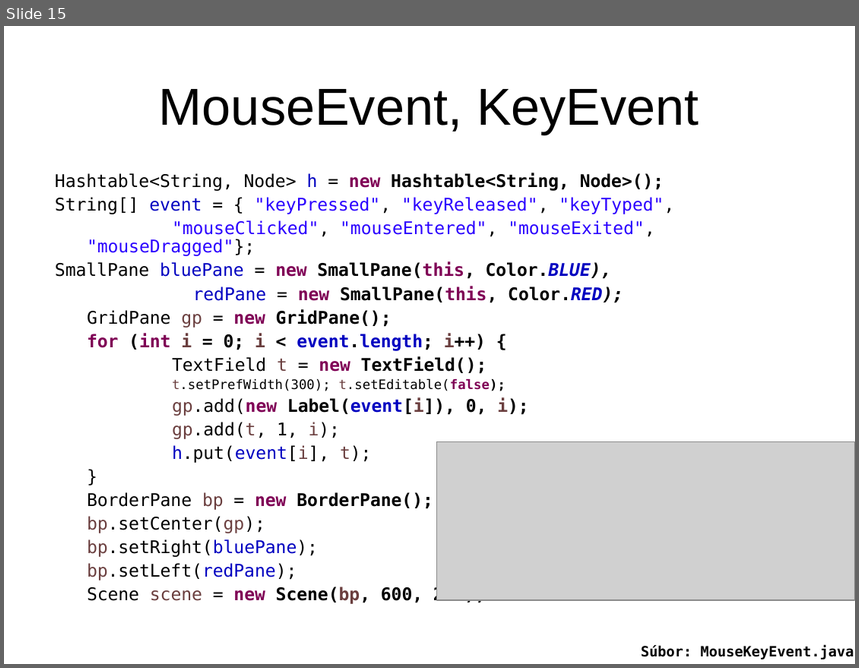
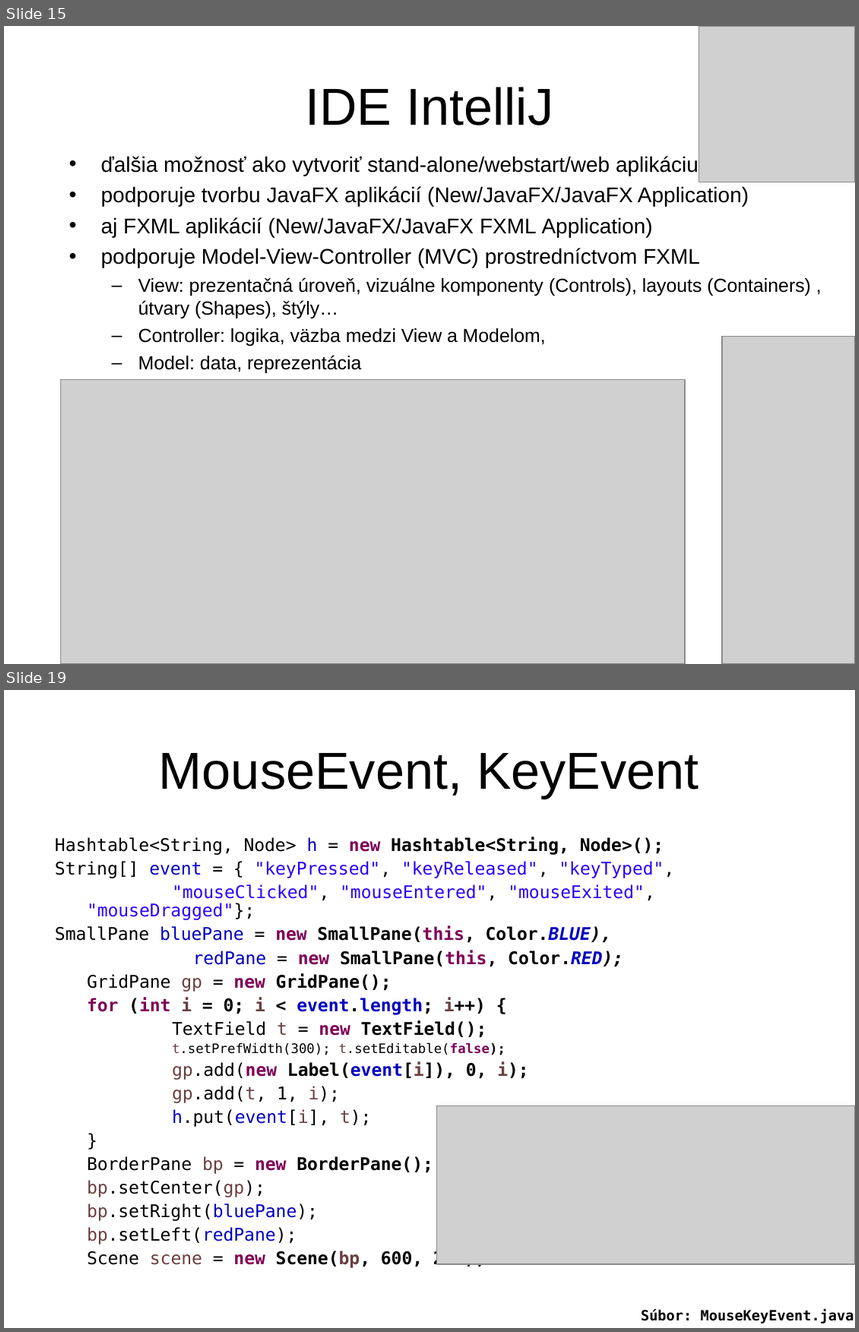
Before and after one commit to Programovanie4/Prednasky, a slide deck: 10/10_java.ppt. Shown one above the other, each under a label of ours: slide 15 before the commit, slides 15 and 19 after it; the slides between them are not shown. The pictures are 859x668 and 859x1332 pixels, drawn with LibreOffice and Linux fonts; fonts in the diff are those of the drawing; grey boxes stand for pictures. Boxes give left, top, right and bottom in pixels: in the first picture for what was removed or moved away, otherwise in the second. Text is boxed around its words. In the diff, an @@ line names an element or a change of style, - is before the commit and + after.

```diff
--- a/10/10_java.ppt
+++ b/10/10_java.ppt
@@ slide 15 added at bbox=[4, 26, 855, 664], background #FFFFFF @@
@@ picture added at bbox=[699, 26, 855, 182] @@
@@ title added at bbox=[305, 87, 554, 126], 44 pt, text #000000 @@
+IDE IntelliJ
@@ text added at bbox=[101, 156, 811, 373], 18 pt, text #000000 @@
+• ďalšia možnosť ako vytvoriť stand-alone/webstart/web aplikáciu
+• podporuje tvorbu JavaFX aplikácií (New/JavaFX/JavaFX Application)
+• aj FXML aplikácií (New/JavaFX/JavaFX FXML Application)
+• podporuje Model-View-Controller (MVC) prostredníctvom FXML
+  – View: prezentačná úroveň, vizuálne komponenty (Controls), layouts (Containers) , útvary (Shapes), štýly…
+  – Controller: logika, väzba medzi View a Modelom,
+  – Model: data, reprezentácia
@@ picture added at bbox=[722, 337, 855, 664] @@
@@ picture added at bbox=[61, 380, 685, 664] @@
@@ what was slide 15 is now slide 19 @@
```
Also in this commit, not shown: 12 slides changed, 9 other slides added, 2 slides removed, 1 other file.
